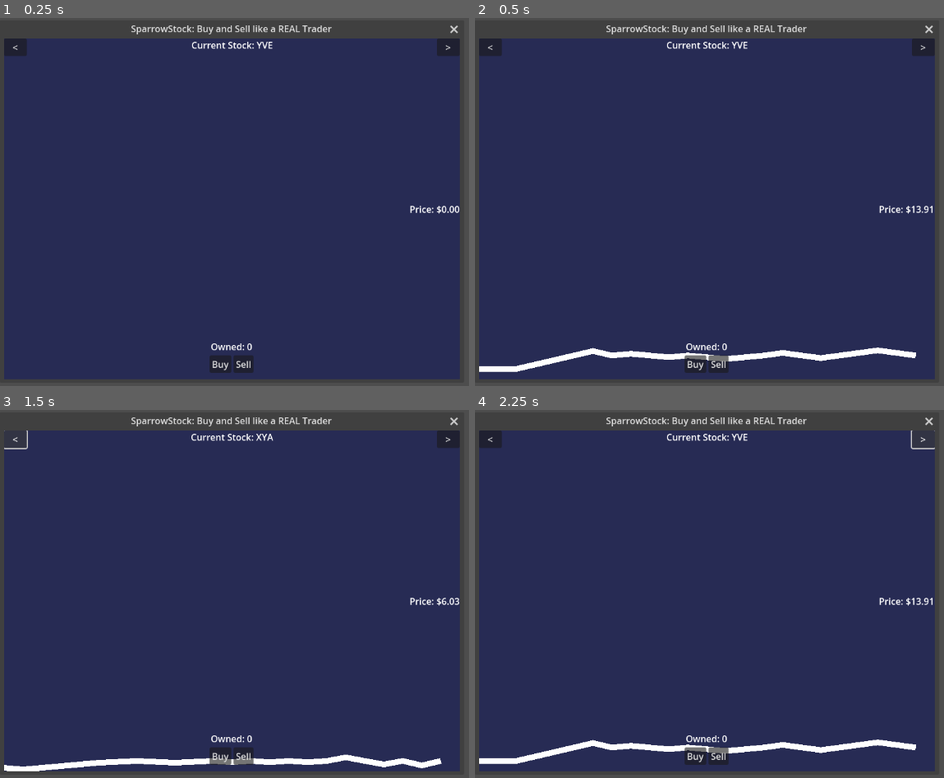
Above: before the commit, frames 1-4 (two rows, left to right).
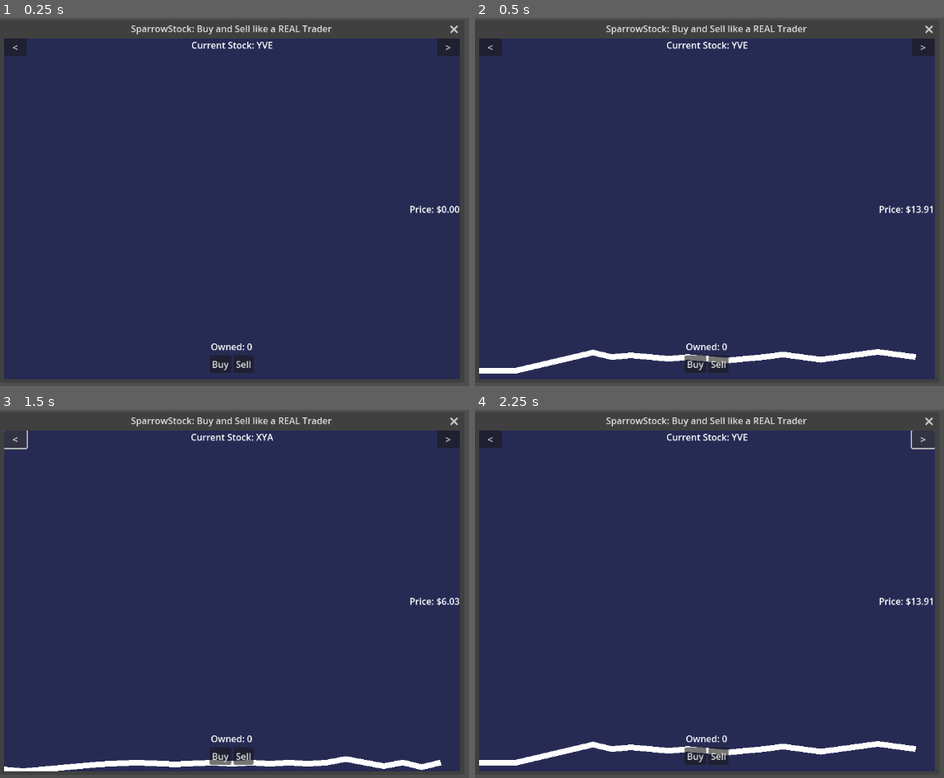
Above: after the commit, the same moments.

Repository: zsmitty2020/SSUFamJam25
Game: Godot game, scene res://Windows/Sparrow/sparrow_window.tscn
The game is run twice, just before and just after one commit, with the same random seed, the same clock (stepped at 60 frames per second) and the same inputs. This scene is started directly instead of the project's main scene.
Inputs:
- Up to frame 1 (0.25 s): no input
- Up to frame 2 (0.5 s): no input
- Up to frame 3 (1.5 s): tap Enter at 0.5 s; hold D (blackoutRight) 0.53-1.25 s; tap Space (flappy_fly_jump) at 0.77, 1.07 s; click "<" at 1.25 s
- Up to frame 4 (2.25 s): click ">" at 2 s

Frame 1 is identical in both runs. In frame 2, 1.0% of the frame differs, in the area x 0-95%, y 89-97%; in frame 3, 1.0%; in frame 4, 1.0%.

Commit message:
fixed my bugs :)

Diff:
--- a/ssu-fam-jam-game-godot-project/Windows/Pop_Press/pop_press_window.gd
+++ b/ssu-fam-jam-game-godot-project/Windows/Pop_Press/pop_press_window.gd
@@ -7,13 +7,13 @@
 
 func _process(_delta: float) -> void:
 	$HBoxContainer/Designs.text = "Designs Uploaded: %d"%GlobalData.designs.size()
-	var temp:int = 0
+	var temp:float = 0
 	for i in GlobalData.designs:
 		temp += i
-	$HBoxContainer/Revenue.text = "Revenue Generated: %d"%temp
+	$HBoxContainer/Revenue.text = "Revenue Generated: $%.2f"%temp
 
 
 func _on_upload_pressed() -> void:
 	if GlobalData.art_finished:
 		GlobalData.art_finished = false
-		GlobalData.designs.append(0)
+		GlobalData.designs.append(0.0)
--- a/ssu-fam-jam-game-godot-project/Windows/Sparrow/stock.gd
+++ b/ssu-fam-jam-game-godot-project/Windows/Sparrow/stock.gd
@@ -2,7 +2,7 @@
 
 
 var stockpeak = 200
-var stockmin = 0.01
+var stockmin = 1.00
 
 var volatility = randf_range(0.1, 10)
 var volatility_cycle = randf_range(1, 10)
--- a/ssu-fam-jam-game-godot-project/Windows/Winwoes/winwoes_update.gd
+++ b/ssu-fam-jam-game-godot-project/Windows/Winwoes/winwoes_update.gd
@@ -1,7 +1,7 @@
 extends TextureRect
 
 func _ready():
-	get_parent().position = Vector2i(randi_range(100, get_parent().get_window().size.x-100), randi_range(100, get_parent().get_window().size.y-100))
+	get_parent().position = Vector2i(randi_range(100, get_parent().get_parent().get_window().size.x-100), randi_range(100, get_parent().get_parent().get_window().size.y-100))
 	if GlobalData.num_updates > 5:
 		$HBoxContainer.move_child($HBoxContainer/Update, randi_range(0, $HBoxContainer.get_child_count()-1))
 
--- a/ssu-fam-jam-game-godot-project/global_data.gd
+++ b/ssu-fam-jam-game-godot-project/global_data.gd
@@ -29,7 +29,7 @@
 
 var license_key = null
 var art_finished = false
-var designs = []
+var designs:Array[float] = []
 var art_time = 2
 var art_timer = art_time
 
@@ -74,9 +74,9 @@
 	art_timer -= delta
 	if art_timer < 0:
 		art_timer = art_time
-		for i in designs:
+		for i in range(designs.size()):
 			var temp = randf_range(0.01, 0.05)
-			i += temp
+			designs[i] = designs[i]+temp
 			balance += temp
 
 
